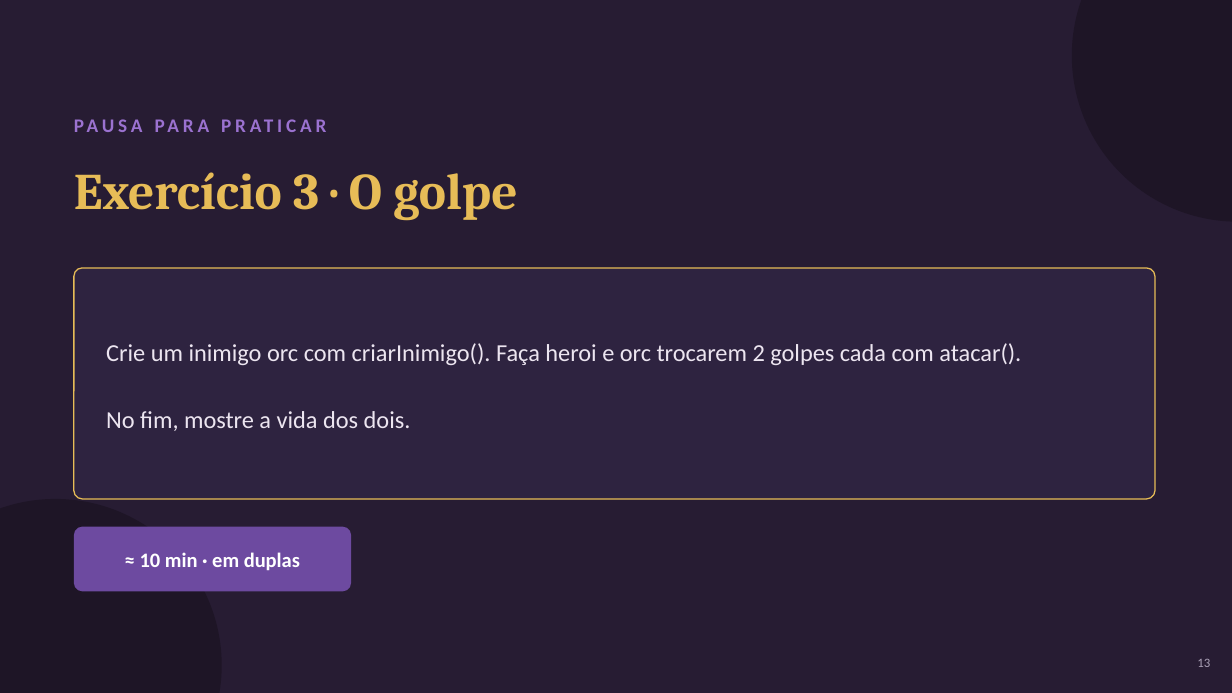
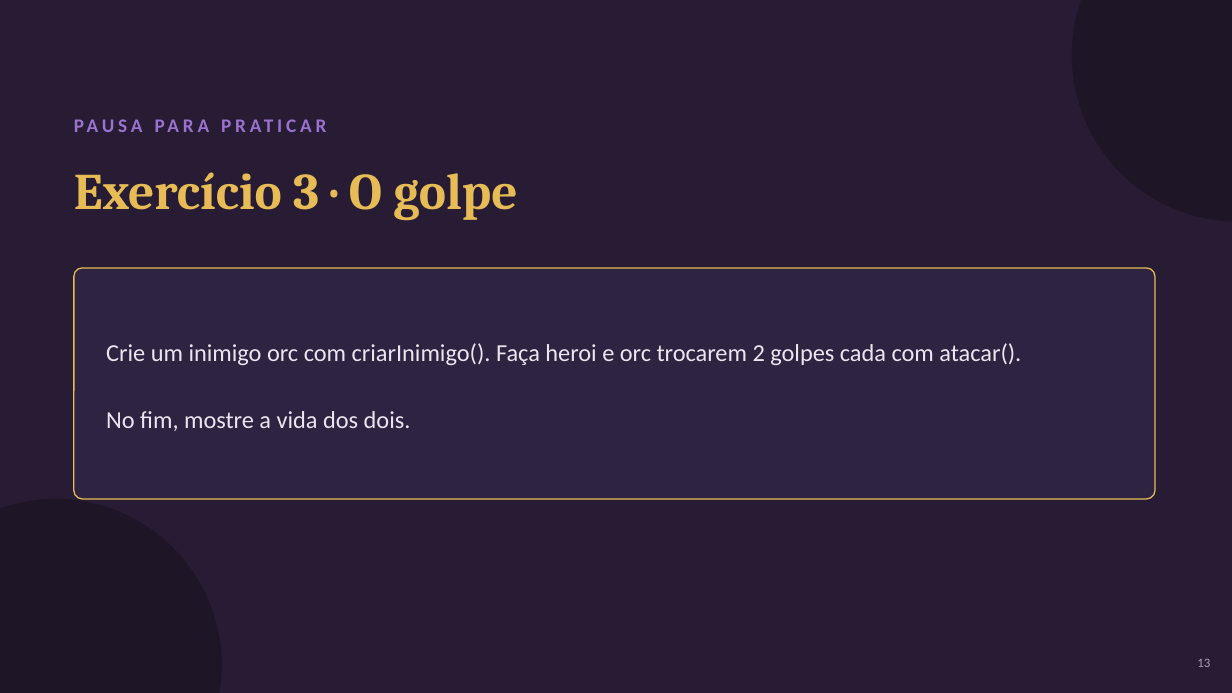
Before and after one commit to pdemoch/meu-rpg, a slide deck: slide 13 of Projeto/aulas-3-a-7.pptx. Drawn at 1232x693 pixels with LibreOffice and Linux fonts; fonts in the diff are those of the drawing. Boxes give left, top, right and bottom in pixels: in the first picture for what was removed or moved away, otherwise in the second. Text is boxed around its words. In the diff, an @@ line names an element or a change of style, - is before the commit and + after.

Commit message:
slides

```diff
--- a/Projeto/aulas-3-a-7.pptx
+++ b/Projeto/aulas-3-a-7.pptx
@@ rounded rectangle removed at bbox=[74, 527, 351, 592] @@
@@ text removed at bbox=[140, 552, 300, 570] @@
-≈ 10 min · em duplas
```
Also in this commit, not shown: 3 other slides changed, 3 other files.
